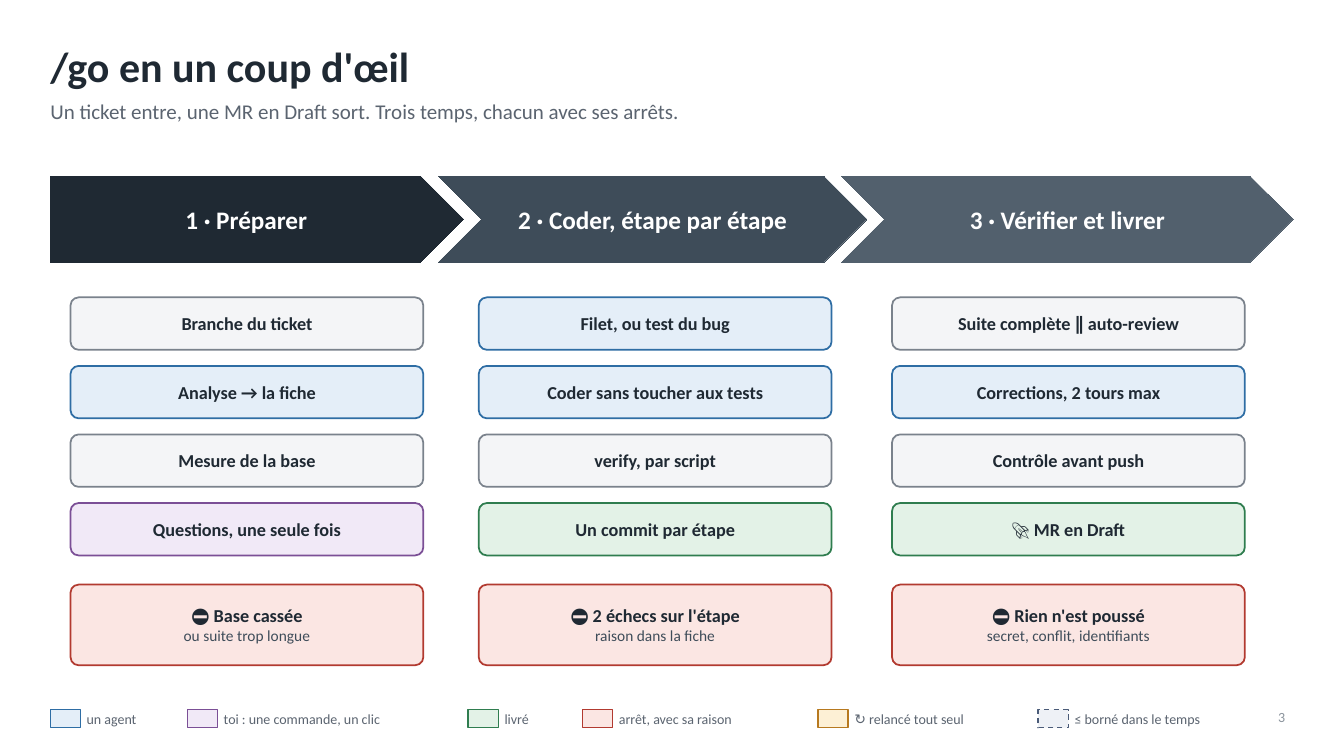
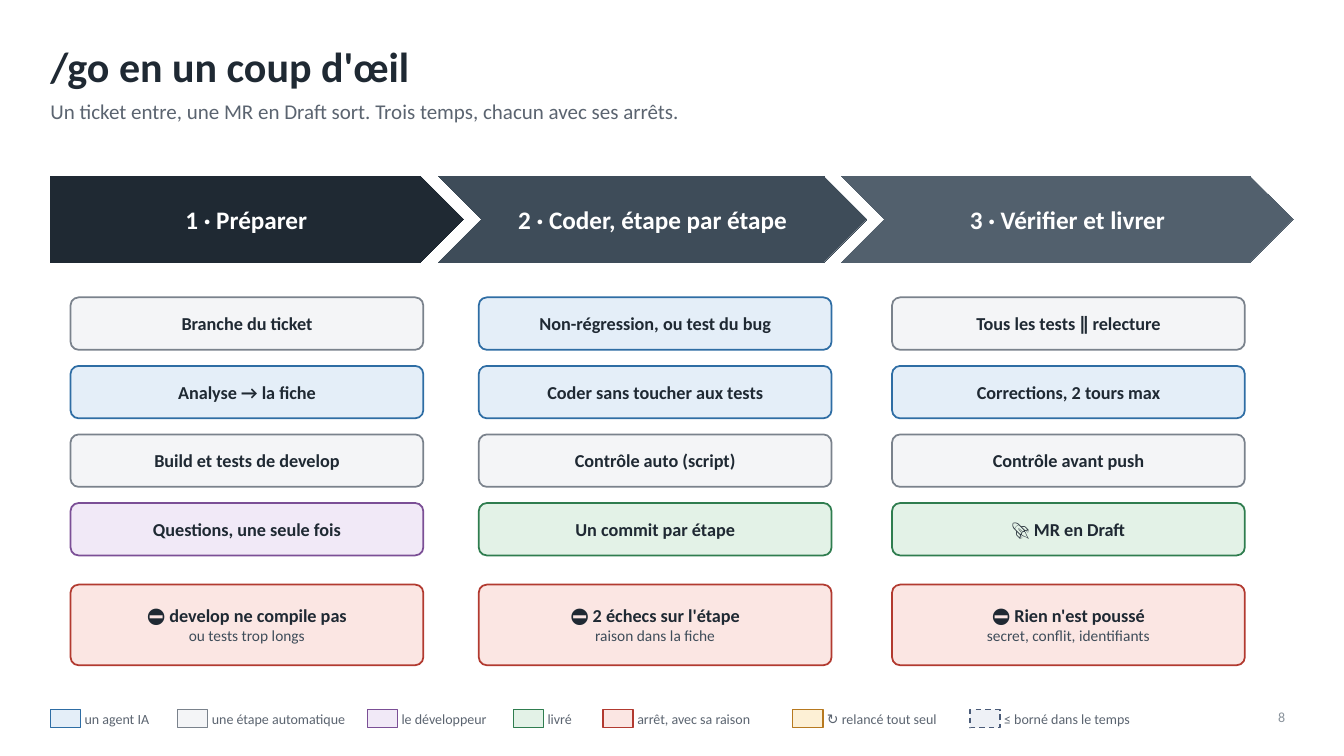
Before and after one commit to RabieDerouiche/OpenRDCode, a slide deck: slide 8 of opencode-v2/docs/presentation-flux.pptx (slide 3 before the commit). Drawn at 1344x756 pixels with LibreOffice and Linux fonts; fonts in the diff are those of the drawing. Boxes give left, top, right and bottom in pixels: in the first picture for what was removed or moved away, otherwise in the second. Text is boxed around its words. In the diff, an @@ line names an element or a change of style, - is before the commit and + after.

```diff
--- a/opencode-v2/docs/presentation-flux.pptx
+++ b/opencode-v2/docs/presentation-flux.pptx
@@ text in rounded rectangle at (539,317,771,333): text changed @@
-Filet, ou test du bug
+Non-régression, ou test du bug
@@ text in rounded rectangle at (976,317,1161,330): text changed @@
-Suite complète ∥ auto-review
+Tous les tests ∥ relecture
@@ text in rounded rectangle at (154,454,339,470): text changed @@
-Mesure de la base
+Build et tests de develop
@@ text in rounded rectangle at (575,453,735,470): text changed @@
-verify, par script
+Contrôle auto (script)
@@ text in rounded rectangle at (169,609,347,644): text changed; size 11 to 13 pt; text colour #3E4C59 to #1F2933; bold on @@
-⛔ Base cassée
-ou suite trop longue
+⛔ develop ne compile pas
+ou tests trop longs
@@ text at (85,715,150,727): text changed @@
-un agent
+un agent IA
@@ rectangle: place and size @@
-rectangle at (188,710,218,728)
+rectangle at (177,710,208,728)
@@ rectangle at (177,710,208,728): fill #F1E9F7 to #F4F5F7; outline #7B4F96 1 pt to #7A828C 1 pt @@
@@ text added at (212,714,345,726), 10 pt, text #5B6470 @@
+une étape automatique
@@ text removed at (224,714,380,726) @@
-toi : une commande, un clic
@@ rectangle added at (367,710,397,728), fill #F1E9F7, outline #7B4F96 1 pt @@
@@ text added at (402,714,487,727), 10 pt, text #5B6470 @@
+le développeur
@@ rectangle: place and size @@
-rectangle at (468,710,498,728)
+rectangle at (513,710,543,728)
@@ text "livré": place and size @@
-text "livré" at (505,714,529,724)
+text "livré" at (548,714,572,724)
@@ rectangle: place and size @@
-rectangle at (583,710,613,728)
+rectangle at (603,710,633,728)
@@ text "arrêt, avec sa raison": place and size @@
-text "arrêt, avec sa raison" at (619,714,732,726)
+text "arrêt, avec sa raison" at (637,714,751,726)
@@ rectangle: place and size @@
-rectangle at (819,710,849,728)
+rectangle at (792,710,823,728)
@@ text "↻ relancé tout seul": place and size @@
-text "↻ relancé tout seul" at (869,714,964,724)
+text "↻ relancé tout seul" at (842,714,937,724)
@@ rectangle: place and size @@
-rectangle at (1038,710,1069,728)
+rectangle at (970,710,1000,728)
@@ text "≤ borné dans le temps": place and size @@
-text "≤ borné dans le temps" at (1085,714,1200,726)
+text "≤ borné dans le temps" at (1014,714,1129,727)
@@ page number at (1278,712,1285,722): text changed @@
-3
+8
```
Also in this commit, not shown: 10 other slides changed, 6 slides added, 1 slide removed, 23 other files.
